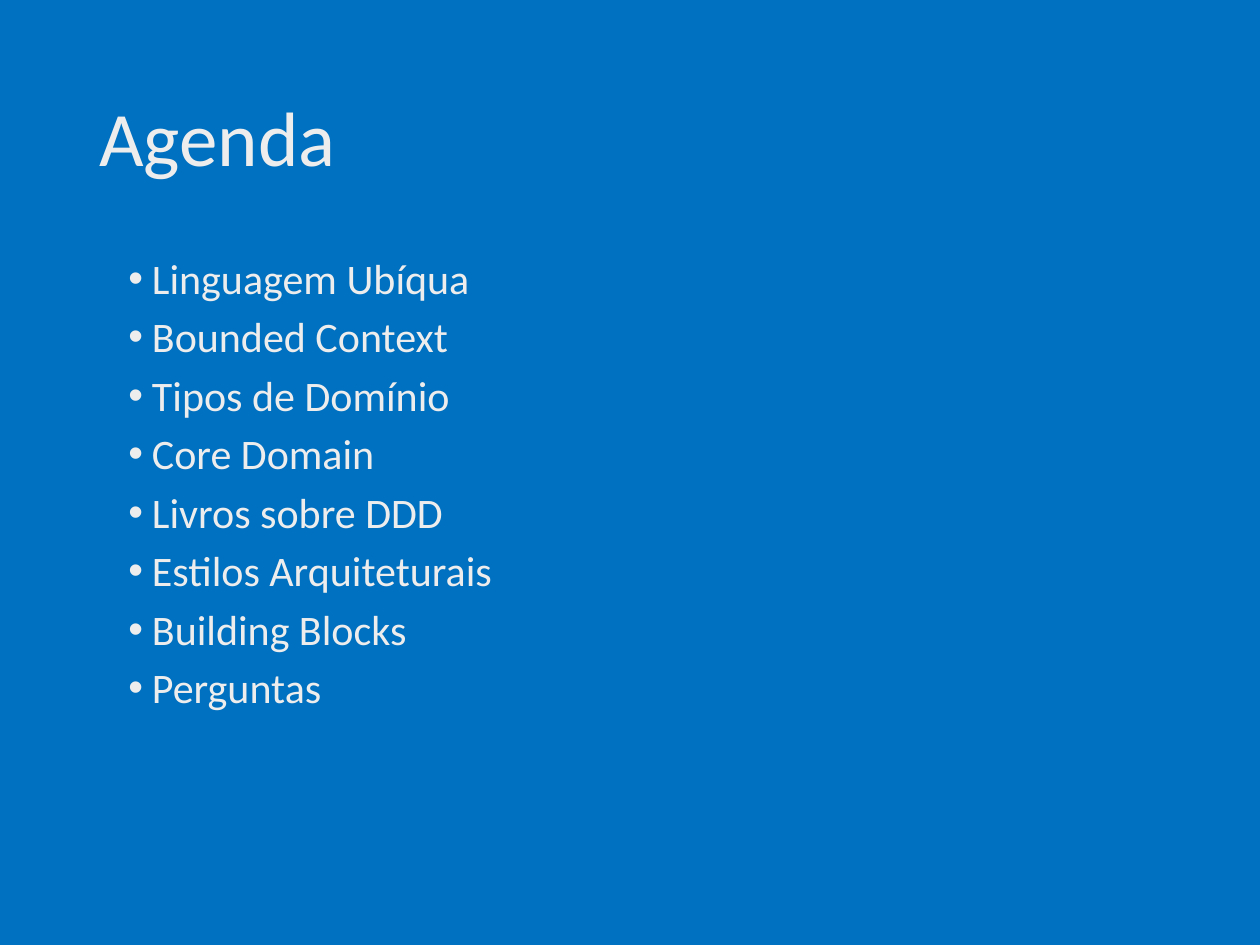
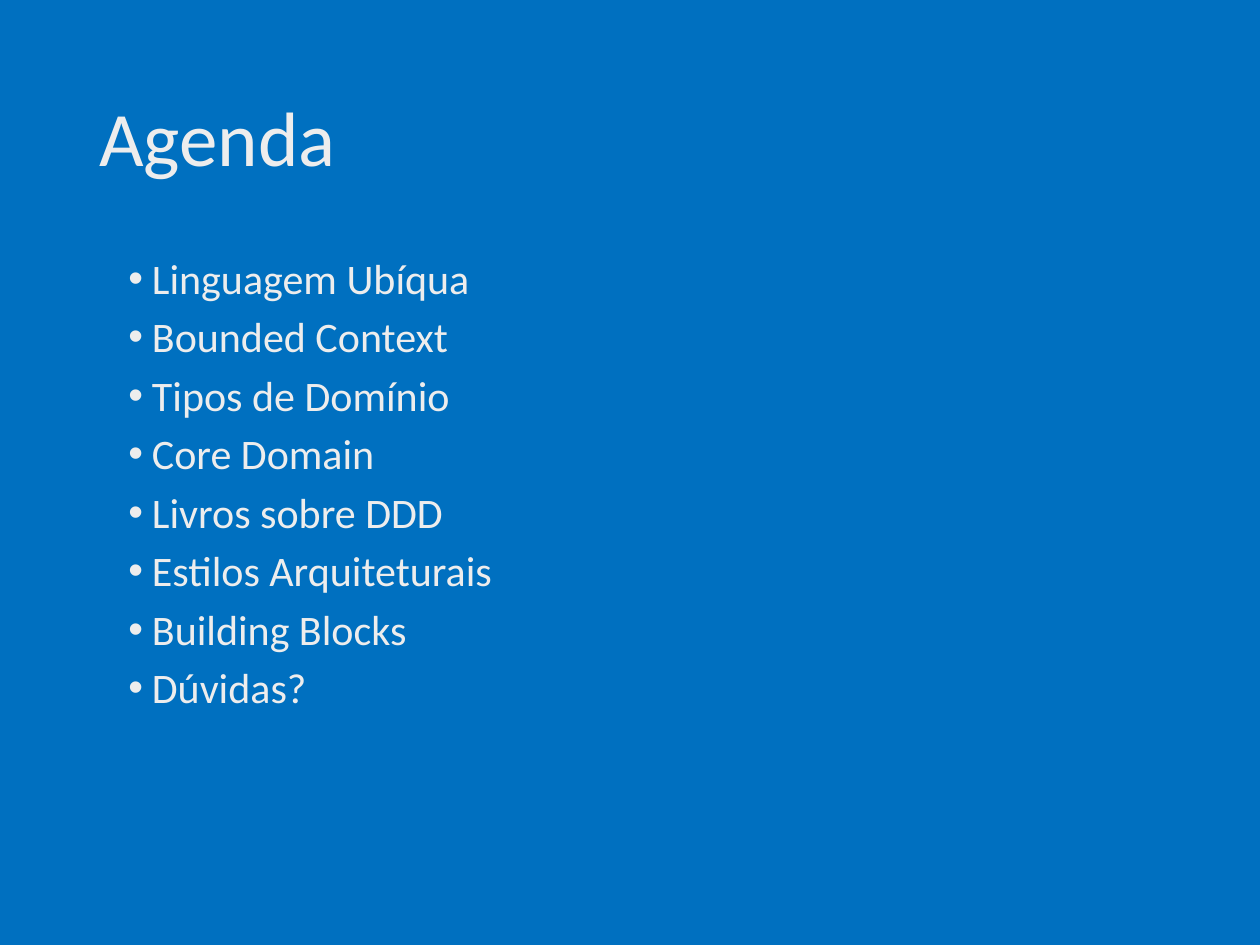
Before and after one commit to ivanpaulovich/event-sourcing-jambo, a slide deck: slide 2 of docs/Introdução ao Domain-Driven-Design (DDD).pptx. Drawn at 1260x945 pixels with LibreOffice and Linux fonts; fonts in the diff are those of the drawing. Boxes give left, top, right and bottom in pixels: in the first picture for what was removed or moved away, otherwise in the second. Text is boxed around its words. In the diff, an @@ line names an element or a change of style, - is before the commit and + after.

```diff
--- a/docs/Introdução ao Domain-Driven-Design (DDD).pptx
+++ b/docs/Introdução ao Domain-Driven-Design (DDD).pptx
@@ text at <box>152,674,306,704</box>: text changed @@
-• Perguntas
+• Dúvidas?
```
Also in this commit, not shown: 1 other file.
